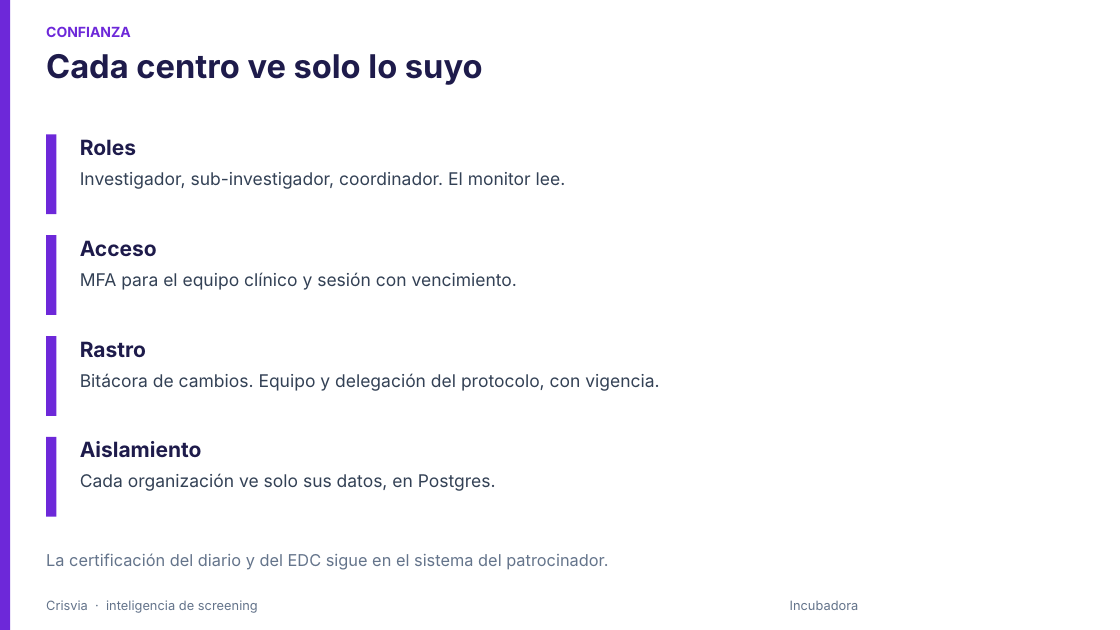
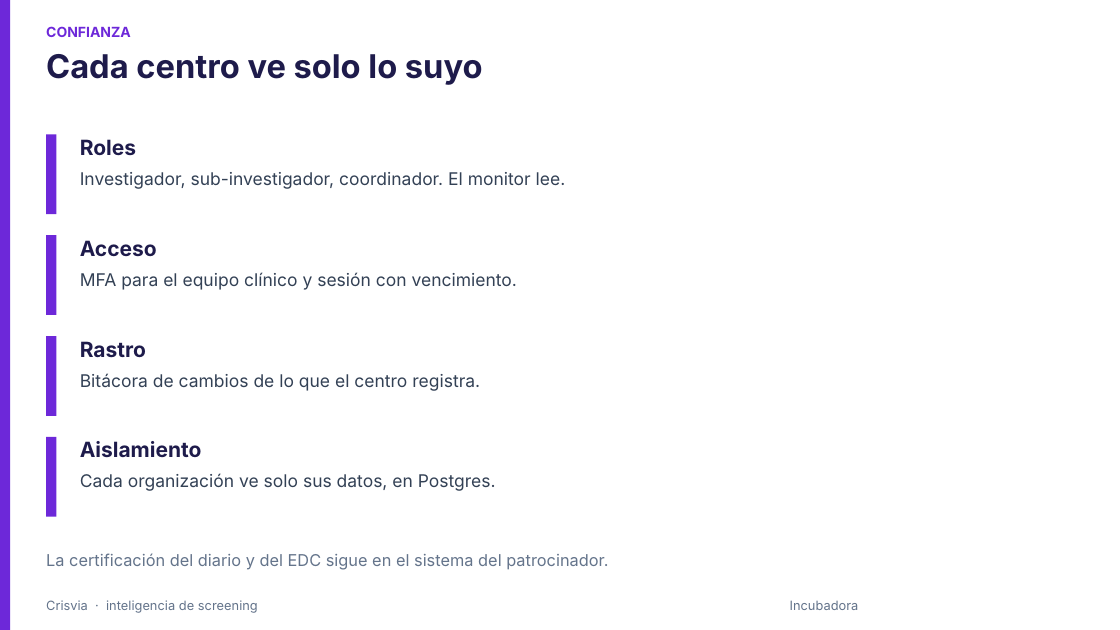
Before and after one commit to julio14-byte/Screening-intel, a slide deck: slide 11 of docs/pitch/crisvia-incubadora.pptx. Drawn at 1120x630 pixels with LibreOffice and Linux fonts; fonts in the diff are those of the drawing. Boxes give left, top, right and bottom in pixels: in the first picture for what was removed or moved away, otherwise in the second. Text is boxed around its words. In the diff, an @@ line names an element or a change of style, - is before the commit and + after.

```diff
--- a/docs/pitch/crisvia-incubadora.pptx
+++ b/docs/pitch/crisvia-incubadora.pptx
@@ text at [80,373,480,391]: text changed @@
-Bitácora de cambios. Equipo y delegación del protocolo, con vigencia.
+Bitácora de cambios de lo que el centro registra.
```
Also in this commit, not shown: 16 other files.
